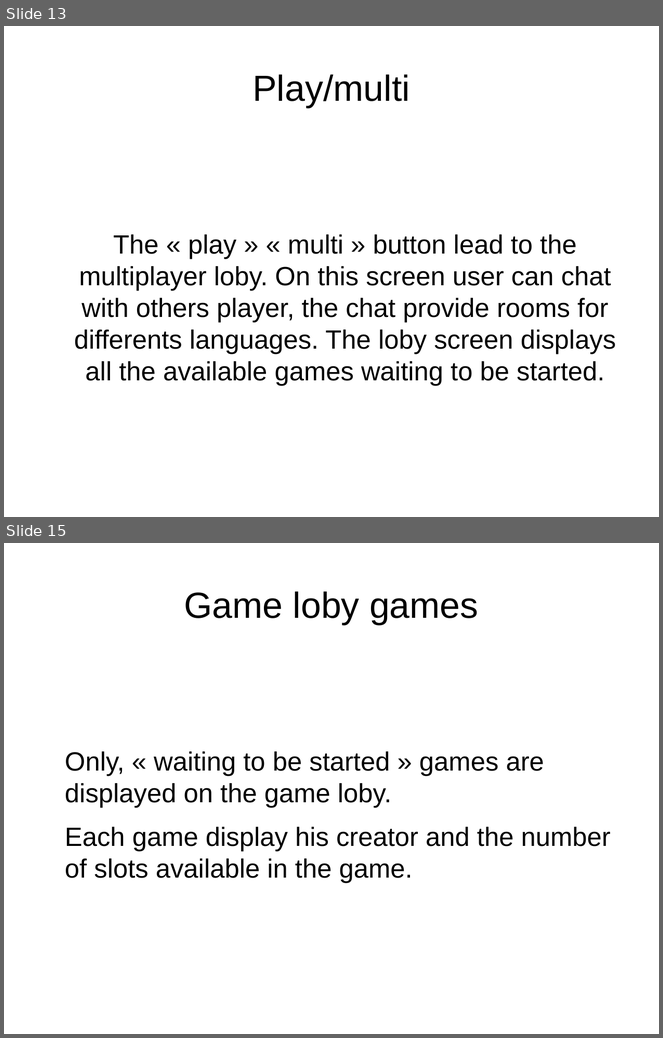
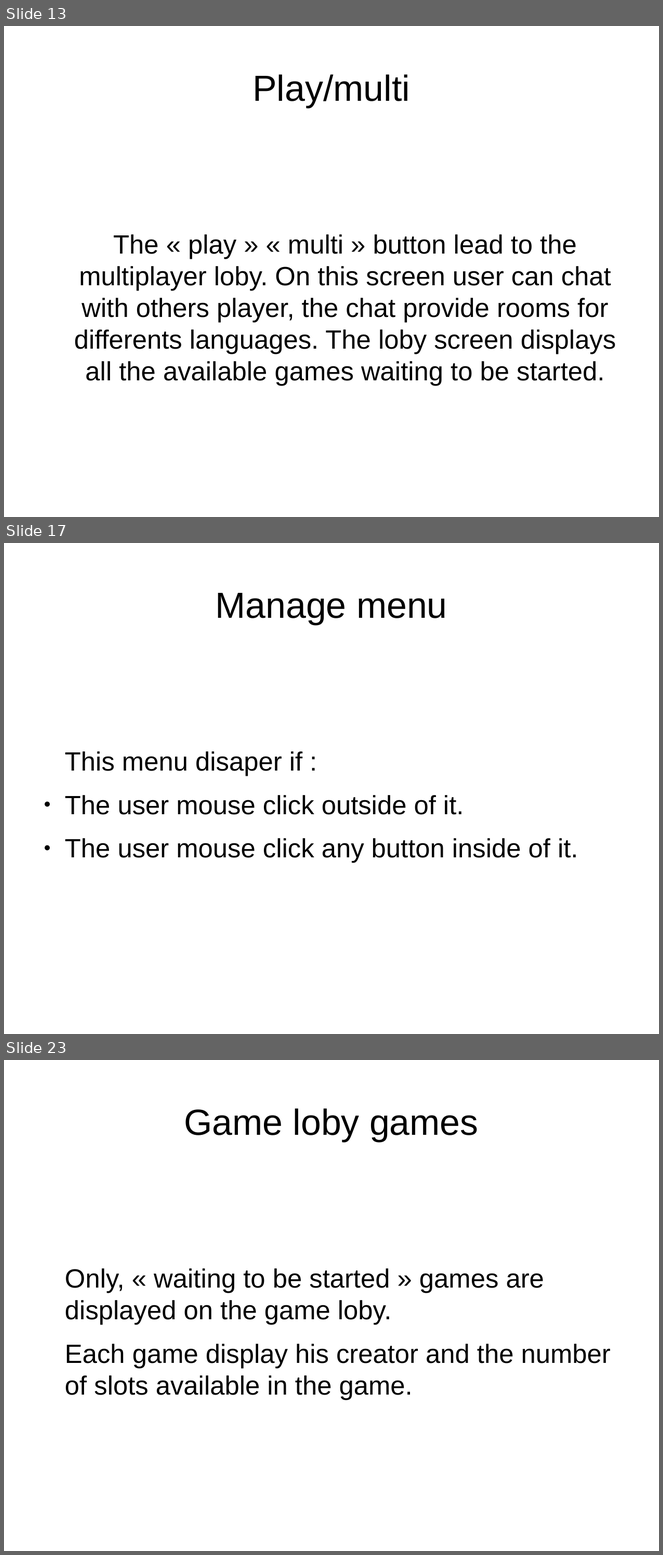
Before and after one commit to idolord/CryptDuel, a slide deck: documentation/interface.menu CDC.odp. Shown one above the other, each under a label of ours: slides 13 and 15 before the commit, slides 13, 17 and 23 after it; the slides between them are not shown. The pictures are 663x1038 and 663x1555 pixels, drawn with LibreOffice and Linux fonts; fonts in the diff are those of the drawing. Boxes give left, top, right and bottom in pixels: in the first picture for what was removed or moved away, otherwise in the second. Text is boxed around its words. In the diff, an @@ line names an element or a change of style, - is before the commit and + after.

```diff
--- a/documentation/interface.menu CDC.odp
+++ b/documentation/interface.menu CDC.odp
@@ slide 17 added at (4,543,659,1034), background #FFFFFF @@
@@ title added at (215,593,448,625), 44 pt, text #000000 @@
+Manage menu
@@ text added at (65,752,578,863), 32 pt, text #000000 @@
+This menu disaper if :
+● The user mouse click outside of it.
+● The user mouse click any button inside of it.
@@ what was slide 15 is now slide 23 @@
```
Also in this commit, not shown: 2 slides changed, 8 other slides added.
